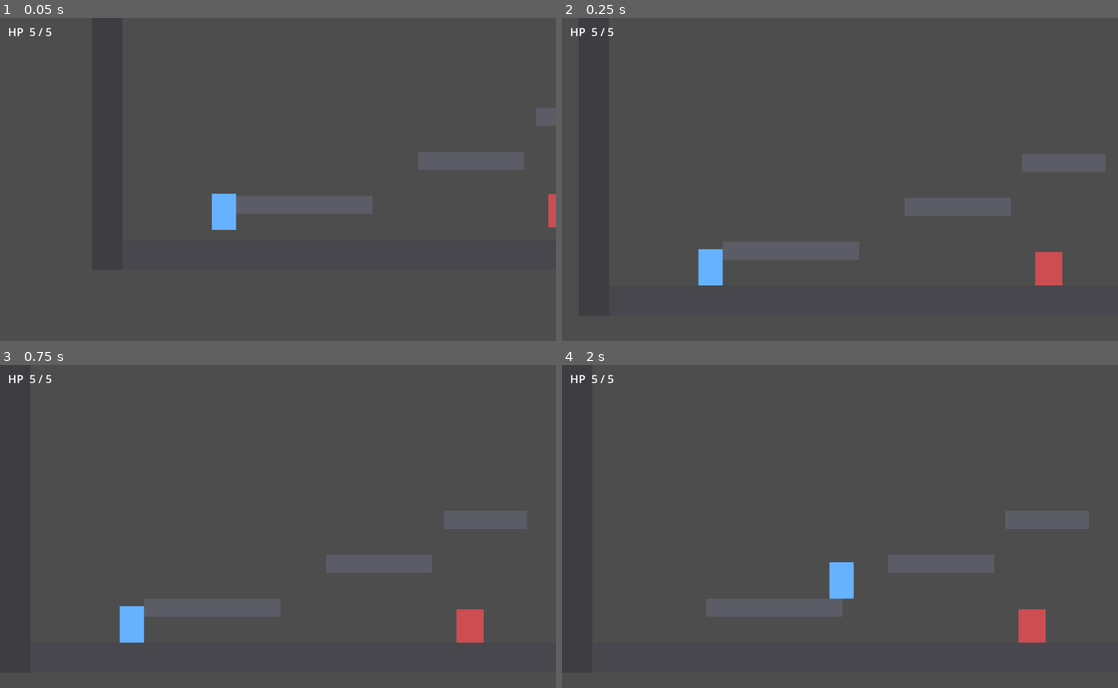
Above: before the commit, frames 1-4 (two rows, left to right).
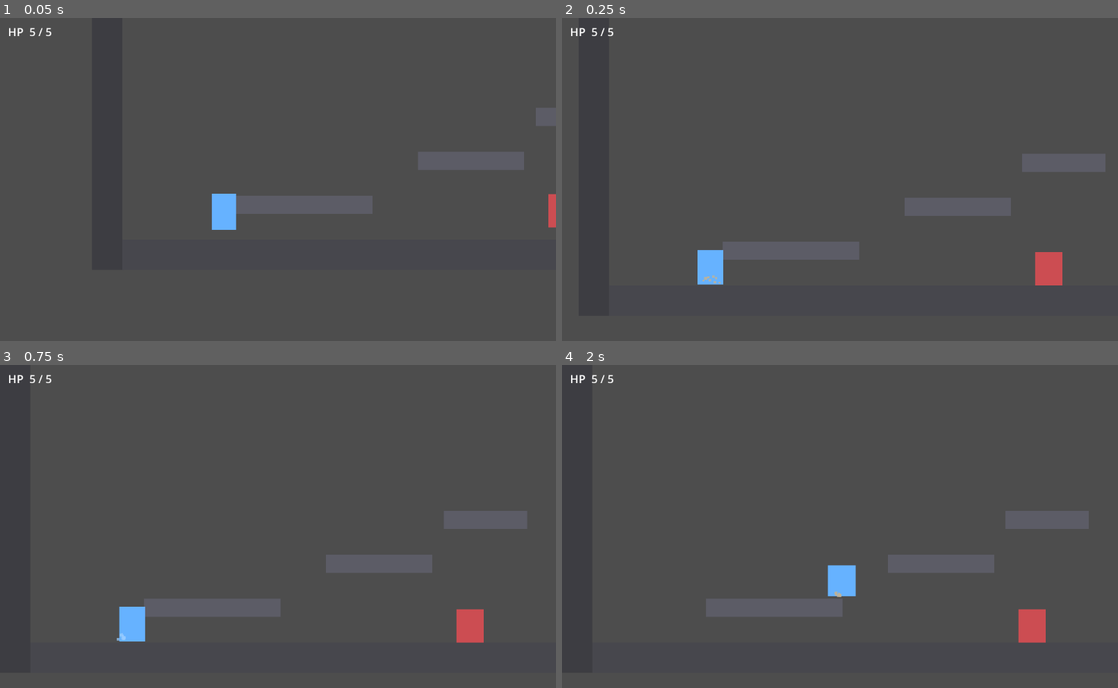
Above: after the commit, the same moments.

Repository: TrittoG/austral
Game: Godot game, scene res://scenes/test_room.tscn
Two runs of this game, one before a commit and one after it. Both use one fixed random seed, a clock stepped at 60 frames per second and the inputs below. This scene is started directly instead of the project's main scene.
Inputs:
- Up to frame 1 (0.05 s): no input
- Up to frame 2 (0.25 s): no input
- Up to frame 3 (0.75 s): hold D (move_right) from 0.53 s (still down); tap Shift (dash) at 0.6 s
- Up to frame 4 (2 s): keep holding D (move_right); tap Space (jump) at 0.77, 0.8, 1.07, 1.35, 1.52, 1.82 s; tap Shift (dash) at 1.55 s

Frame 1 is identical in both runs. In frame 2, 0.1% of the frame differs, in the area x 24-29%, y 71-83%; in frame 3, 0.1%; in frame 4, 0.2%, in the area x 47-53%, y 61-73%.

Commit message:
Game juice + musica ambiente + contenedor de corazon
Juice (todo sobre sistemas ya clavados, sin tocar mecanica):
- Screen shake en Juice: shake(px, s) con decaimiento; sutil al pegar
  (2px), mas fuerte al recibir dano (6px), fuerte al caer un jefe (9px)
- Particulas (CPUParticles2D en player.tscn): polvo al aterrizar,
  estela al dashear (direccion opuesta al dash), chispas en el punto
  de impacto de cada golpe
- Squash & stretch del cuerpo del player (solo visual, la colision no
  cambia): estirado al saltar/dashear, achatado al aterrizar, vuelve
  solo con lerp

Musica:
- Dos loops ambient procedurales (assets/audio/music): planet1.wav
  (drone calido, 12s) y boss.wav (drone grave con pulso, 8s).
  Reemplazables manteniendo el nombre.
- room.music_track (@export por sala): el RoomManager la reproduce al
  cargar; si dos salas comparten pista, el tema sigue de largo sin
  reiniciarse. Asignada en las 6 salas del planeta 1 (boss con su tema).
- Audio.play_music_path con dedup + loop al terminar el stream.

Pieza nueva:
- heart_container.tscn: +1 vida maxima permanente, con id unico que
  persiste en el save (no reaparece). Uno escondido en p1_ravine
  arriba de la ultima plataforma (p1_heart_1).

Co-Authored-By: Claude Fable 5 <noreply@anthropic.com>

Diff:
--- a/scenes/player.tscn
+++ b/scenes/player.tscn
@@ -24,6 +24,7 @@
 offset_top = -24.0
 offset_right = 16.0
 offset_bottom = 24.0
+pivot_offset = Vector2(16, 24)
 color = Color(0.4, 0.7, 1, 1)
 
 [node name="Sword" type="Area2D" parent="."]
@@ -52,3 +53,51 @@
 limit_right = 1100
 limit_bottom = 640
 limit_smoothed = true
+
+[node name="DustLand" type="CPUParticles2D" parent="."]
+position = Vector2(0, 22)
+emitting = false
+amount = 10
+lifetime = 0.35
+one_shot = true
+explosiveness = 1.0
+direction = Vector2(0, -1)
+spread = 80.0
+gravity = Vector2(0, 120)
+initial_velocity_min = 40.0
+initial_velocity_max = 90.0
+scale_amount_min = 2.0
+scale_amount_max = 4.0
+color = Color(0.75, 0.7, 0.6, 0.8)
+
+[node name="DustDash" type="CPUParticles2D" parent="."]
+position = Vector2(0, 16)
+emitting = false
+amount = 12
+lifetime = 0.3
+one_shot = true
+explosiveness = 1.0
+direction = Vector2(-1, 0)
+spread = 20.0
+gravity = Vector2(0, -30)
+initial_velocity_min = 60.0
+initial_velocity_max = 130.0
+scale_amount_min = 2.0
+scale_amount_max = 3.5
+color = Color(0.6, 0.8, 1, 0.7)
+
+[node name="HitSparks" type="CPUParticles2D" parent="."]
+top_level = true
+emitting = false
+amount = 8
+lifetime = 0.25
+one_shot = true
+explosiveness = 1.0
+direction = Vector2(0, -1)
+spread = 180.0
+gravity = Vector2(0, 200)
+initial_velocity_min = 80.0
+initial_velocity_max = 160.0
+scale_amount_min = 1.5
+scale_amount_max = 3.0
+color = Color(1, 0.9, 0.5, 0.9)
--- /dev/null
+++ b/scenes/props/heart_container.tscn
@@ -0,0 +1,28 @@
+[gd_scene format=3 uid="uid://c1heart00argen"]
+
+[ext_resource type="Script" path="res://scripts/heart_container.gd" id="1_heart"]
+
+[sub_resource type="CircleShape2D" id="shape_heart"]
+radius = 15.0
+
+[node name="HeartContainer" type="Area2D"]
+collision_layer = 0
+collision_mask = 2
+script = ExtResource("1_heart")
+
+[node name="CollisionShape2D" type="CollisionShape2D" parent="."]
+shape = SubResource("shape_heart")
+
+[node name="Heart" type="Polygon2D" parent="."]
+color = Color(0.95, 0.3, 0.4, 1)
+polygon = PackedVector2Array(0, 12, -12, -2, -12, -8, -7, -13, -1, -10, 0, -7, 1, -10, 7, -13, 12, -8, 12, -2)
+
+[node name="Label" type="Label" parent="."]
+offset_left = -60.0
+offset_top = -40.0
+offset_right = 60.0
+offset_bottom = -20.0
+theme_override_colors/font_color = Color(1, 0.6, 0.65, 1)
+theme_override_font_sizes/font_size = 12
+text = "+1 VIDA"
+horizontal_alignment = 1
--- a/scenes/rooms/planet1/p1_boss.tscn
+++ b/scenes/rooms/planet1/p1_boss.tscn
@@ -21,6 +21,7 @@
 
 [node name="P1Boss" type="Node2D"]
 script = ExtResource("1_arena")
+music_track = "res://assets/audio/music/boss.wav"
 
 [node name="Floor" type="StaticBody2D" parent="."]
 position = Vector2(550, 600)
--- a/scenes/rooms/planet1/p1_crash.tscn
+++ b/scenes/rooms/planet1/p1_crash.tscn
@@ -23,6 +23,7 @@
 [node name="P1Crash" type="Node2D"]
 script = ExtResource("1_room")
 camera_limit_right = 1600
+music_track = "res://assets/audio/music/planet1.wav"
 
 [node name="Floor" type="StaticBody2D" parent="."]
 position = Vector2(800, 600)
--- a/scenes/rooms/planet1/p1_exit.tscn
+++ b/scenes/rooms/planet1/p1_exit.tscn
@@ -17,6 +17,7 @@
 [node name="P1Exit" type="Node2D"]
 script = ExtResource("1_room")
 camera_limit_right = 800
+music_track = "res://assets/audio/music/planet1.wav"
 
 [node name="Floor" type="StaticBody2D" parent="."]
 position = Vector2(400, 600)
--- a/scenes/rooms/planet1/p1_ravine.tscn
+++ b/scenes/rooms/planet1/p1_ravine.tscn
@@ -7,6 +7,7 @@
 [ext_resource type="PackedScene" path="res://scenes/enemies/flyer.tscn" id="5_flyer"]
 [ext_resource type="PackedScene" path="res://scenes/hazards/spikes.tscn" id="6_spikes"]
 [ext_resource type="PackedScene" path="res://scenes/hazards/acid.tscn" id="7_acid"]
+[ext_resource type="PackedScene" path="res://scenes/props/heart_container.tscn" id="8_heart"]
 
 [sub_resource type="RectangleShape2D" id="shape_floor"]
 size = Vector2(1100, 40)
@@ -19,6 +20,7 @@
 
 [node name="P1Ravine" type="Node2D"]
 script = ExtResource("1_room")
+music_track = "res://assets/audio/music/planet1.wav"
 
 [node name="Floor" type="StaticBody2D" parent="."]
 position = Vector2(550, 600)
@@ -89,6 +91,10 @@
 [node name="Flyer" parent="." instance=ExtResource("5_flyer")]
 position = Vector2(450, 340)
 
+[node name="Heart" parent="." instance=ExtResource("8_heart")]
+position = Vector2(960, 430)
+container_id = "p1_heart_1"
+
 [node name="DoorLeft" type="Area2D" parent="."]
 position = Vector2(15, 400)
 collision_layer = 0
--- a/scenes/rooms/planet1/p1_refuge.tscn
+++ b/scenes/rooms/planet1/p1_refuge.tscn
@@ -17,6 +17,7 @@
 [node name="P1Refuge" type="Node2D"]
 script = ExtResource("1_room")
 camera_limit_right = 800
+music_track = "res://assets/audio/music/planet1.wav"
 
 [node name="Floor" type="StaticBody2D" parent="."]
 position = Vector2(400, 600)
--- a/scenes/rooms/planet1/p1_rift.tscn
+++ b/scenes/rooms/planet1/p1_rift.tscn
@@ -32,6 +32,7 @@
 [node name="P1Rift" type="Node2D"]
 script = ExtResource("1_room")
 camera_limit_right = 2200
+music_track = "res://assets/audio/music/planet1.wav"
 
 [node name="Floor" type="StaticBody2D" parent="."]
 position = Vector2(1100, 600)
--- a/scripts/audio_manager.gd
+++ b/scripts/audio_manager.gd
@@ -21,6 +21,7 @@
 var _players: Array[AudioStreamPlayer] = []
 var _next: int = 0
 var _music: AudioStreamPlayer
+var _music_path: String = ""
 
 
 func _ready() -> void:
@@ -37,10 +38,11 @@
 		add_child(p)
 		_players.append(p)
 
-	# Canal de música.
+	# Canal de música. Al terminar el stream, vuelve a arrancar (loop).
 	_music = AudioStreamPlayer.new()
 	_music.bus = "Music"
 	add_child(_music)
+	_music.finished.connect(_music.play)
 
 
 # Reproduce un SFX por nombre. pitch_variation = ±rango aleatorio.
@@ -66,5 +68,20 @@
 	_music.play()
 
 
+# Reproduce música por ruta de archivo. Si ya está sonando esa misma
+# pista, no la reinicia: así el tema sigue de largo entre salas del
+# mismo planeta. La usa el RoomManager con room.music_track.
+func play_music_path(path: String) -> void:
+	if path == _music_path:
+		return
+	_music_path = path
+	if path == "" or not ResourceLoader.exists(path):
+		_music.stop()
+		return
+	_music.stream = load(path)
+	_music.play()
+
+
 func stop_music() -> void:
+	_music_path = ""
 	_music.stop()
--- a/scripts/boss_base.gd
+++ b/scripts/boss_base.gd
@@ -95,6 +95,7 @@
 func _die() -> void:
 	is_dead = true
 	Audio.play("enemy_death")
+	Juice.shake(9.0, 0.4)  # la caída del jefe se siente en la cámara
 	Game.mark_boss_defeated(boss_id)
 	if reward_ability != "":
 		Game.unlock_ability(reward_ability)
--- /dev/null
+++ b/scripts/heart_container.gd
@@ -0,0 +1,45 @@
+extends Area2D
+
+# ============================================================
+#  HEART CONTAINER — sube la vida máxima en +1 (permanente)
+#  Pieza para esconder en los mundos como recompensa de
+#  exploración. Cada uno necesita un id ÚNICO para que el save
+#  recuerde que ya lo agarraste y no reaparezca.
+# ============================================================
+
+## Id único en todo el juego (ej: "p1_heart_1").
+@export var container_id: String = ""
+
+var _time: float = 0.0
+var _base_y: float = 0.0
+
+
+func _ready() -> void:
+	if container_id != "" and Game.is_secret_found(container_id):
+		queue_free()
+		return
+	_base_y = position.y
+	body_entered.connect(_on_body_entered)
+
+
+func _process(delta: float) -> void:
+	_time += delta
+	position.y = _base_y + sin(_time * 2.0) * 5.0
+
+
+func _on_body_entered(body: Node2D) -> void:
+	if not body.is_in_group("player"):
+		return
+	if container_id != "":
+		Game.mark_secret_found(container_id)
+	Game.max_health += 1
+
+	# El player toma la vida máxima nueva y queda curado a tope.
+	# Sin tipo: max_health/full_heal no están declarados en Node.
+	var player = get_tree().get_first_node_in_group("player")
+	if player != null:
+		player.max_health = Game.max_health
+		player.full_heal()
+
+	Audio.play("checkpoint")
+	queue_free()
--- a/scripts/juice.gd
+++ b/scripts/juice.gd
@@ -9,6 +9,42 @@
 # Cuántos hitstops hay activos. Si se encadenan golpes, el último
 # en terminar es el que restaura el tiempo (evita destrabar de más).
 var _hitstop_count: int = 0
+
+# ---- Screen shake ------------------------------------------
+var _shake_amount: float = 0.0
+var _shake_decay: float = 0.0
+var _camera: Camera2D = null
+
+
+# Sacude la cámara. amount en píxeles (2-4 sutil, 6-10 golpe fuerte).
+# OJO: poco. El screen shake de más es mareante.
+func shake(amount: float, duration: float = 0.2) -> void:
+	_shake_amount = maxf(_shake_amount, amount)
+	_shake_decay = maxf(_shake_decay, amount / maxf(duration, 0.01))
+
+
+func _process(delta: float) -> void:
+	if _shake_amount <= 0.0:
+		return
+	if _camera == null or not is_instance_valid(_camera):
+		_find_camera()
+		if _camera == null:
+			_shake_amount = 0.0
+			return
+	_shake_amount = maxf(_shake_amount - _shake_decay * delta, 0.0)
+	if _shake_amount > 0.0:
+		_camera.offset = Vector2(
+			randf_range(-_shake_amount, _shake_amount),
+			randf_range(-_shake_amount, _shake_amount)
+		)
+	else:
+		_camera.offset = Vector2.ZERO
+
+
+func _find_camera() -> void:
+	var player := get_tree().get_first_node_in_group("player")
+	if player != null and player.has_node("Camera2D"):
+		_camera = player.get_node("Camera2D") as Camera2D
 
 
 # Congela el juego unos milisegundos en el momento del impacto.
--- a/scripts/player.gd
+++ b/scripts/player.gd
@@ -162,6 +162,9 @@
 @onready var sword_shape: CollisionShape2D = $Sword/CollisionShape2D
 @onready var hurtbox: Area2D = $Hurtbox
 @onready var body: ColorRect = $Body
+@onready var dust_land: CPUParticles2D = $DustLand
+@onready var dust_dash: CPUParticles2D = $DustDash
+@onready var hit_sparks: CPUParticles2D = $HitSparks
 
 
 func _ready() -> void:
@@ -224,14 +227,30 @@
 
 	move_and_slide()
 	_check_landing()
-
-
-# Sonido al aterrizar (transición aire → piso).
+	_update_squash_stretch(delta)
+
+
+# Sonido, polvo y squash al aterrizar (transición aire → piso).
 func _check_landing() -> void:
 	var grounded := is_on_floor()
 	if grounded and not was_grounded:
 		Audio.play("land", 0.1)
+		dust_land.restart()
+		body.scale = Vector2(1.3, 0.7)  # achatado al caer
 	was_grounded = grounded
+
+
+# ------------------------------------------------------------
+#  SQUASH & STRETCH
+# ------------------------------------------------------------
+# Deformamos solo el ColorRect (la colisión no cambia): estirado al
+# saltar, achatado al aterrizar, y vuelve solo a la forma normal.
+func _update_squash_stretch(delta: float) -> void:
+	body.scale = body.scale.lerp(Vector2.ONE, 12.0 * delta)
+
+
+func _squash_jump() -> void:
+	body.scale = Vector2(0.75, 1.25)  # estirado hacia arriba
 
 
 # ------------------------------------------------------------
@@ -291,6 +310,7 @@
 		jump_buffer_timer = 0.0
 		coyote_timer = 0.0
 		Audio.play("jump", 0.05)
+		_squash_jump()
 		return
 
 	# 2) Wall jump: si estamos deslizando, saltamos lejos de la pared.
@@ -302,6 +322,7 @@
 		air_jumps_used = 0  # el wall jump también recarga el doble salto
 		jump_buffer_timer = 0.0
 		Audio.play("jump", 0.05)
+		_squash_jump()
 		return
 
 	# 3) Doble salto: en el aire, si todavía quedan saltos aéreos.
@@ -314,6 +335,7 @@
 		air_jumps_used += 1
 		jump_buffer_timer = 0.0
 		Audio.play("jump", 0.08)
+		_squash_jump()
 
 
 # ------------------------------------------------------------
@@ -409,6 +431,10 @@
 	dash_cooldown_timer = dash_cooldown
 	dash_dir = facing  # dashea hacia donde mira
 	Audio.play("dash", 0.05)
+	# Polvo hacia atrás y cuerpo estirado horizontal.
+	dust_dash.direction = Vector2(-dash_dir, 0)
+	dust_dash.restart()
+	body.scale = Vector2(1.35, 0.7)
 	# i-frames opcionales durante el dash (cruzar proyectiles/enemigos).
 	if dash_iframes:
 		invuln_timer = maxf(invuln_timer, dash_duration)
@@ -483,7 +509,12 @@
 			target.take_damage(attack_damage, global_position)
 
 		Juice.hitstop(attack_hitstop)
+		Juice.shake(2.0, 0.12)  # sutil: es un golpe que conecta
 		Audio.play("hit", 0.1)
+		# Chispas en el punto del impacto.
+		if target is Node2D:
+			hit_sparks.global_position = target.global_position
+			hit_sparks.restart()
 
 		# Pogo: si el golpe es hacia abajo y conectó, rebotamos hacia arriba.
 		if attack_dir == Vector2.DOWN:
@@ -537,6 +568,7 @@
 	velocity.y = -hurt_knockback_up
 
 	Juice.hitstop(hurt_hitstop)
+	Juice.shake(6.0, 0.25)  # recibir daño sacude más que pegar
 	Audio.play("hurt")
 	health_changed.emit(health, max_health)
 
--- a/scripts/room.gd
+++ b/scripts/room.gd
@@ -12,3 +12,8 @@
 @export var camera_limit_top: int = 0
 @export var camera_limit_right: int = 1100
 @export var camera_limit_bottom: int = 640
+
+@export_group("Ambiente")
+## Música de la sala. Si dos salas comparten pista, el tema sigue de
+## largo al pasar de una a otra ("" = silencio).
+@export_file("*.wav", "*.ogg") var music_track: String = ""
--- a/scripts/room_manager.gd
+++ b/scripts/room_manager.gd
@@ -93,6 +93,10 @@
 
 	_apply_camera_limits()
 
+	# Música de la sala (si comparte pista con la anterior, sigue de largo).
+	if "music_track" in current_room:
+		Audio.play_music_path(current_room.music_track)
+
 
 # Busca el Marker2D "Entry" dentro de la puerta destino. Si no hay puerta,
 # cae al "DefaultSpawn" de la sala. Último recurso: el origen.
Not shown, added: assets/audio/music/boss.wav
Not shown, added: assets/audio/music/planet1.wav
